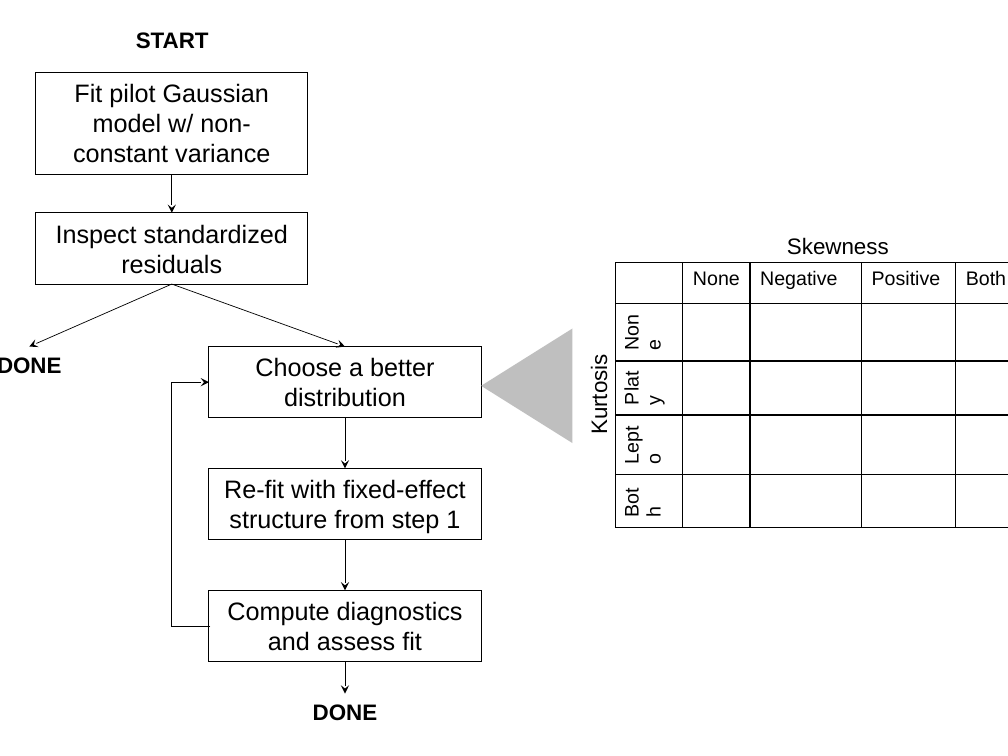
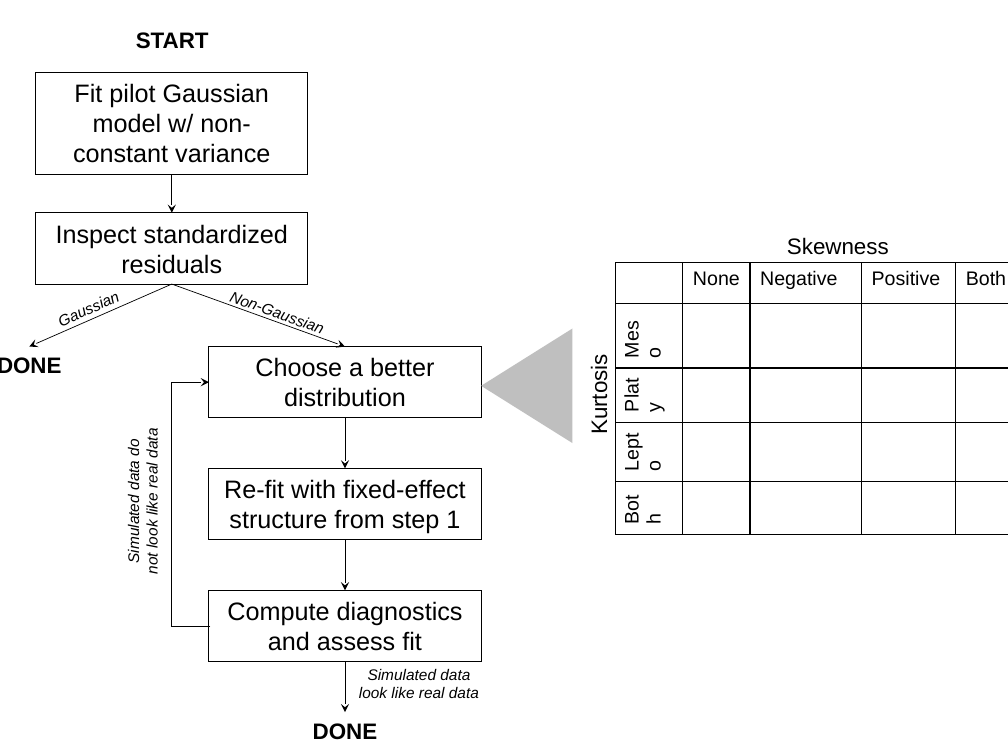
Before and after one commit to texmiller/IPM_size_transitions, a slide deck: slide 1 of manuscript/figures/workflow_figure.pptx. Drawn at 1008x756 pixels with LibreOffice and Linux fonts; fonts in the diff are those of the drawing. Boxes give left, top, right and bottom in pixels: in the first picture for what was removed or moved away, otherwise in the second. Text is boxed around its words. In the diff, an @@ line names an element or a change of style, - is before the commit and + after.

```diff
--- a/manuscript/figures/workflow_figure.pptx
+++ b/manuscript/figures/workflow_figure.pptx
@@ table at (616,263,1008,535) @@
-row 2, column 1: None
+row 2, column 1: Meso
@@ text added at (125,431,161,574), 11 pt, text #000000, italic @@
+Simulated data do not look like real data
@@ arrow moved from (345, 661) - (345, 694) to (345, 661) - (345, 713) @@
@@ text added at (359,669,479,698), 11 pt, text #000000, italic @@
+Simulated data look like real data
@@ text "DONE": place and size @@
-text "DONE" at (313,704,378,721)
+text "DONE" at (313,723,378,740)
```
Also in this commit, not shown: 1 slide added, 1 other file.
